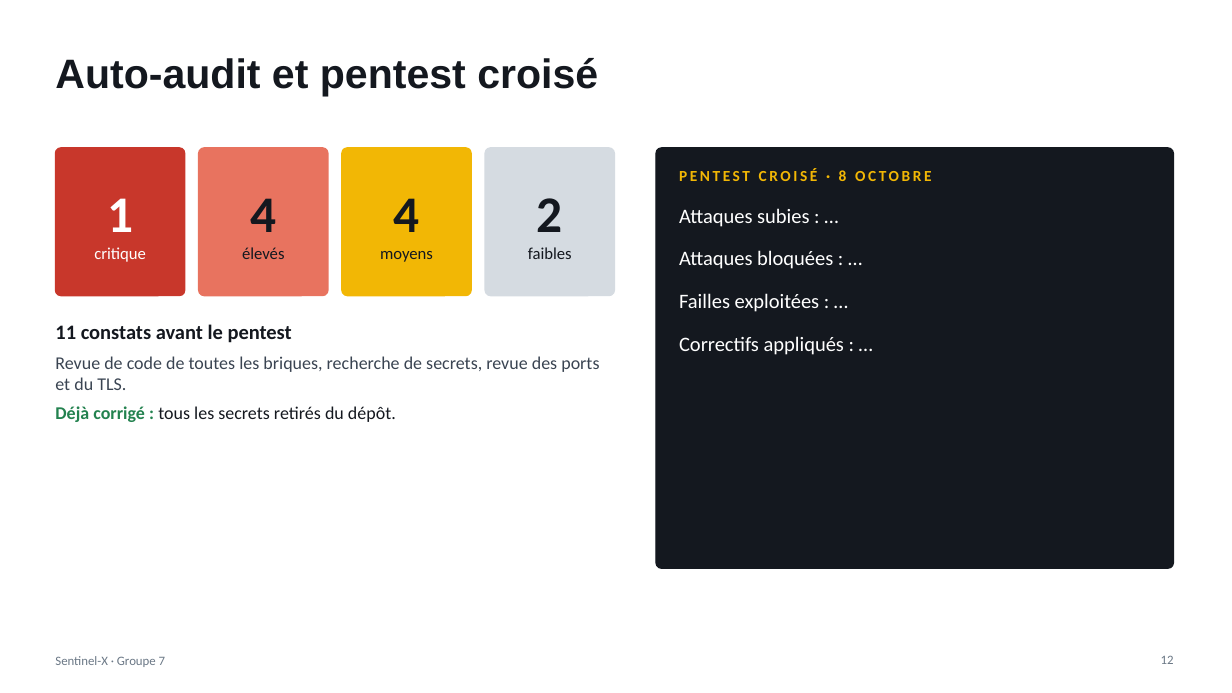
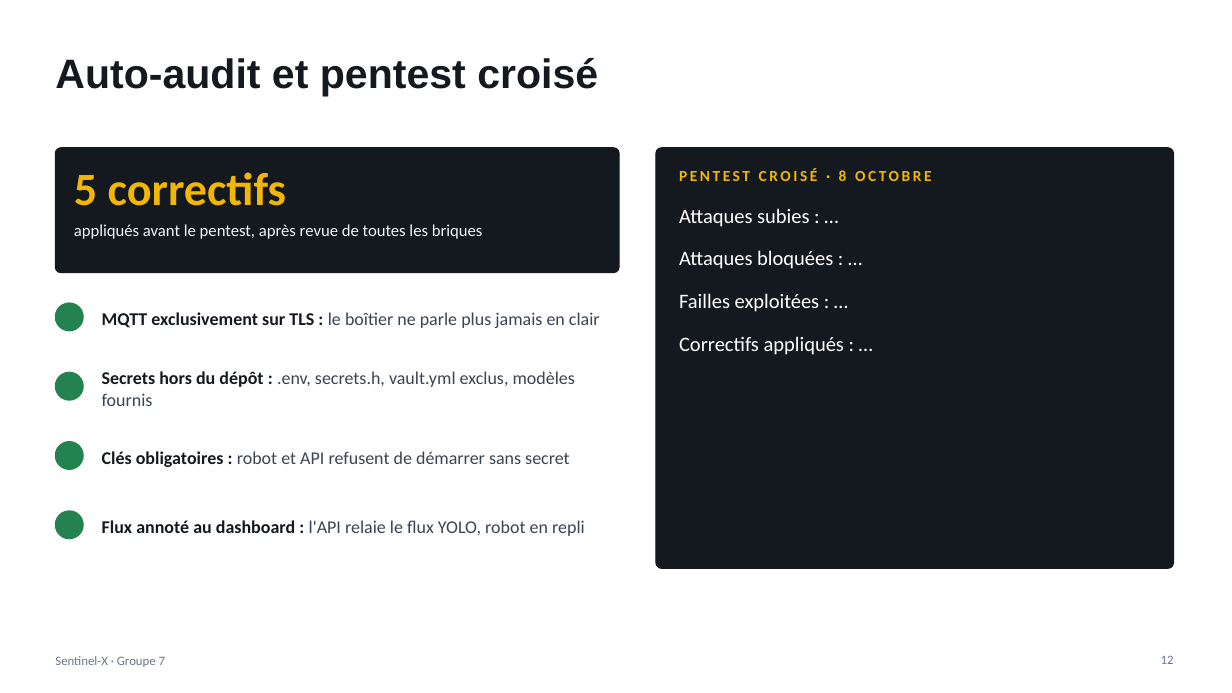
Before and after one commit to ParizetM/Sentinel-X-Yanshee-defender-3000, a slide deck: slide 12 of livrables/Workshop2026-M1-G7-Pres.pptx. Drawn at 1232x693 pixels with LibreOffice and Linux fonts; fonts in the diff are those of the drawing. Boxes give left, top, right and bottom in pixels: in the first picture for what was removed or moved away, otherwise in the second. Text is boxed around its words. In the diff, an @@ line names an element or a change of style, - is before the commit and + after.

```diff
--- a/livrables/Workshop2026-M1-G7-Pres.pptx
+++ b/livrables/Workshop2026-M1-G7-Pres.pptx
@@ rounded rectangle removed at <box>55,148,185,296</box> @@
@@ rounded rectangle added at <box>55,148,619,273</box>, fill #14181F, outline #14181F 1 pt @@
@@ rounded rectangle removed at <box>199,148,328,296</box> @@
@@ rounded rectangle removed at <box>342,148,471,296</box> @@
@@ rounded rectangle removed at <box>485,148,615,296</box> @@
@@ text added at <box>74,172,483,239</box>, 13 pt, text #F1F4F6 @@
+5 correctifs
+appliqués avant le pentest, après revue de toutes les briques
@@ text removed at <box>94,198,146,262</box> @@
-1
-critique
@@ text removed at <box>242,198,284,259</box> @@
-4
-élevés
@@ text removed at <box>380,198,433,262</box> @@
-4
-moyens
@@ text removed at <box>528,198,572,259</box> @@
-2
-faibles
@@ text removed at <box>55,324,599,422</box> @@
-11 constats avant le pentest
-Revue de code de toutes les briques, recherche de secrets, revue des ports et du TLS.
-Déjà corrigé : tous les secrets retirés du dépôt.
@@ ellipse added at <box>55,303,83,331</box>, fill #23824F, outline #23824F 1 pt @@
@@ text added at <box>102,312,600,328</box>, 14 pt, text #3A4452 @@
+MQTT exclusivement sur TLS : le boîtier ne parle plus jamais en clair
@@ ellipse added at <box>55,372,83,400</box>, fill #23824F, outline #23824F 1 pt @@
@@ text added at <box>102,371,575,406</box>, 14 pt, text #3A4452 @@
+Secrets hors du dépôt : .env, secrets.h, vault.yml exclus, modèles fournis
@@ ellipse added at <box>55,442,83,470</box>, fill #23824F, outline #23824F 1 pt @@
@@ text added at <box>102,451,569,467</box>, 14 pt, text #3A4452 @@
+Clés obligatoires : robot et API refusent de démarrer sans secret
@@ ellipse added at <box>55,511,83,539</box>, fill #23824F, outline #23824F 1 pt @@
@@ text added at <box>102,520,585,536</box>, 14 pt, text #3A4452 @@
+Flux annoté au dashboard : l'API relaie le flux YOLO, robot en repli
```
Also in this commit, not shown: 1 other slide changed, 7 other files.
